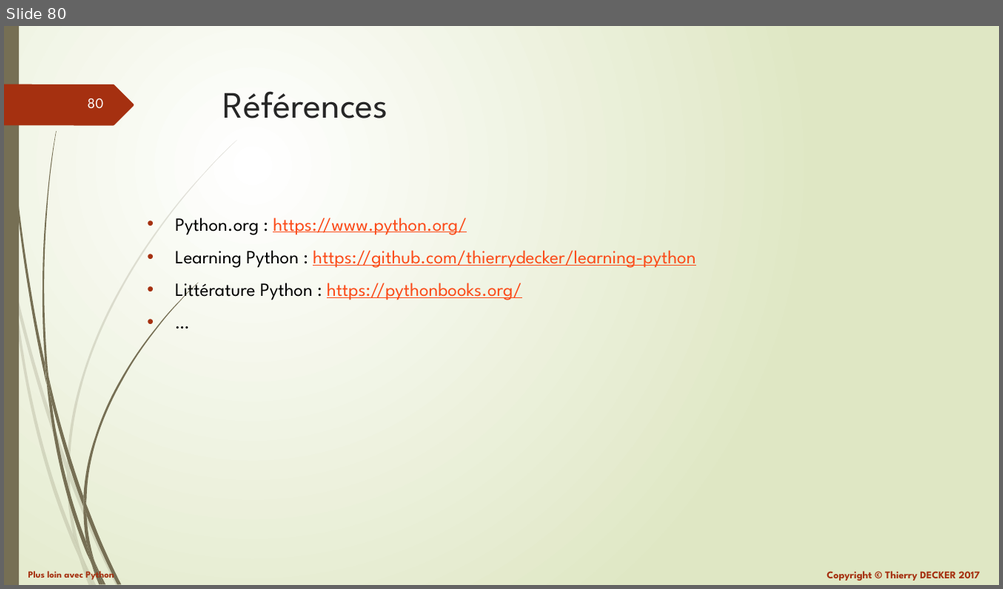
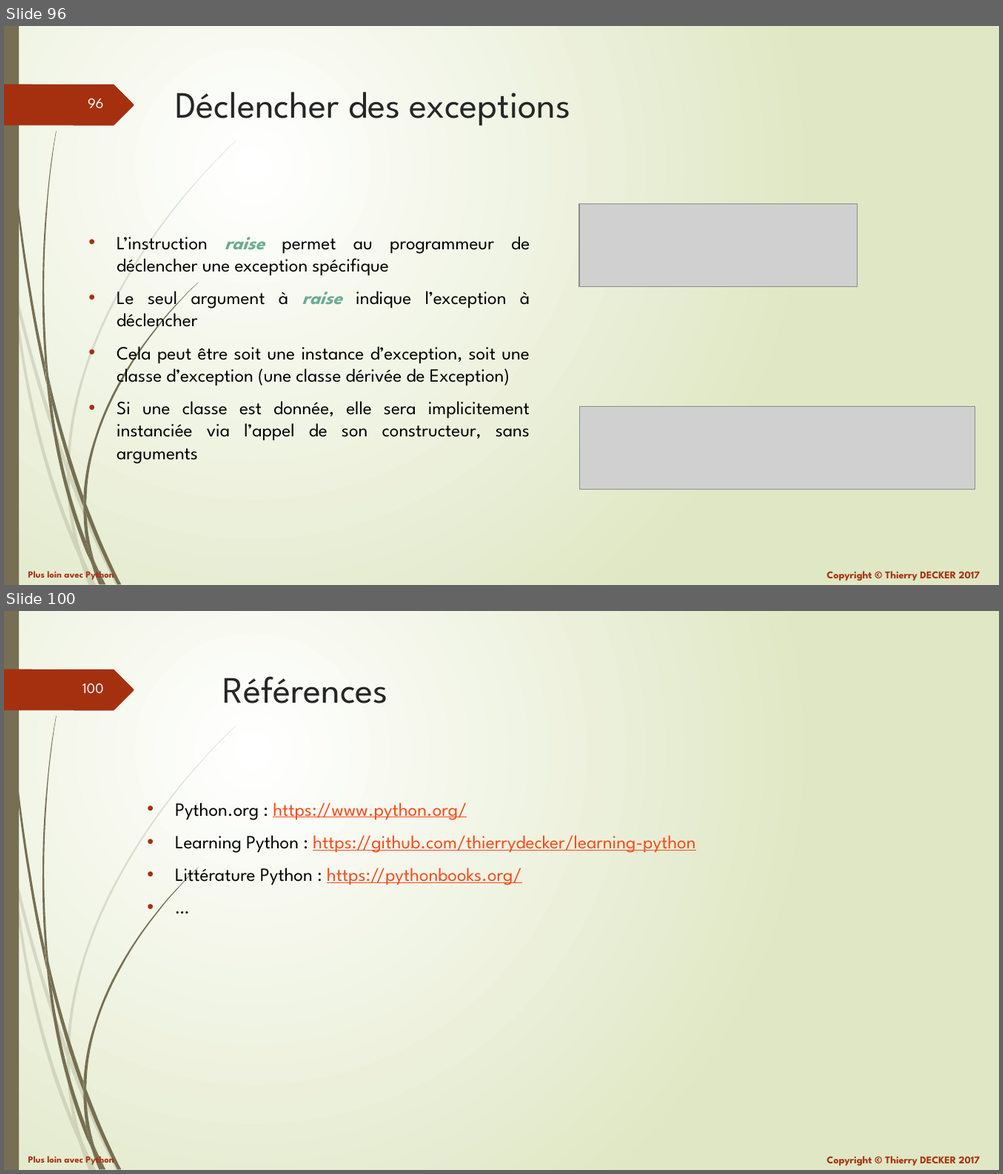
Before and after one commit to VikmanTheRacoon/learning-python, a slide deck: documentations/python-102.pptx. Shown one above the other, each under a label of ours: slide 80 before the commit, slides 96 and 100 after it; the slides between them are not shown. The pictures are 1003x589 and 1003x1174 pixels, drawn with LibreOffice and Linux fonts; fonts in the diff are those of the drawing; grey boxes stand for pictures. Boxes give left, top, right and bottom in pixels: in the first picture for what was removed or moved away, otherwise in the second. Text is boxed around its words. In the diff, an @@ line names an element or a change of style, - is before the commit and + after.

```diff
--- a/documentations/python-102.pptx
+++ b/documentations/python-102.pptx
@@ slide 96 added at (x1=4, y1=26, x2=999, y2=585), background gradient #FFFFFF to #DFE8C4; not listed: 27 template elements that a slide beside it also shows @@
@@ title added at (x1=175, y1=92, x2=571, y2=126), 36 pt, text #262626 @@
+Déclencher des exceptions
@@ picture added at (x1=579, y1=204, x2=857, y2=287) @@
@@ text added at (x1=116, y1=236, x2=529, y2=464), 18 pt, text #000000 @@
+• L’instruction raise permet au programmeur de déclencher une exception spécifique
+• Le seul argument à raise indique l’exception à déclencher
+• Cela peut être soit une instance d’exception, soit une classe d’exception (une classe dérivée de Exception)
+• Si une classe est donnée, elle sera implicitement instanciée via l’appel de son constructeur, sans arguments
@@ picture added at (x1=579, y1=406, x2=975, y2=489) @@
@@ what was slide 80 is now slide 100 @@
@@ page number at (x1=82, y1=684, x2=104, y2=693): text changed @@
-80
+100
```
Also in this commit, not shown: 19 other slides added, 1 other file.
